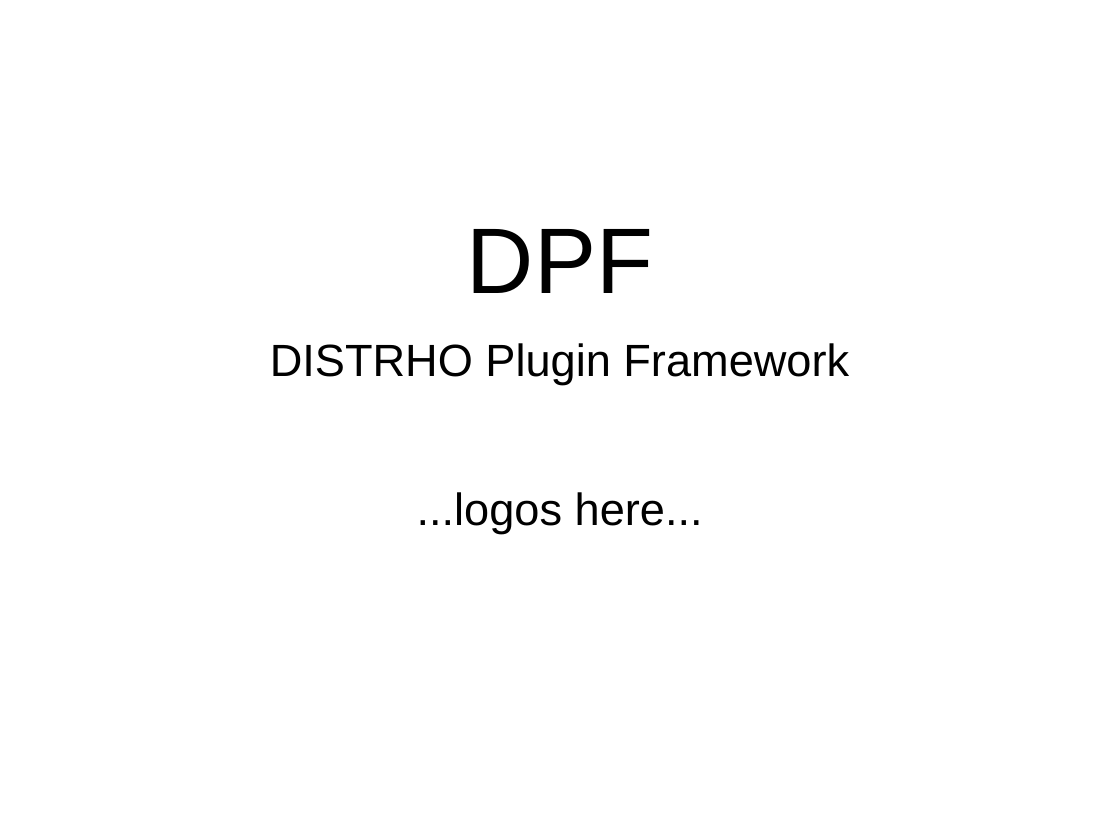
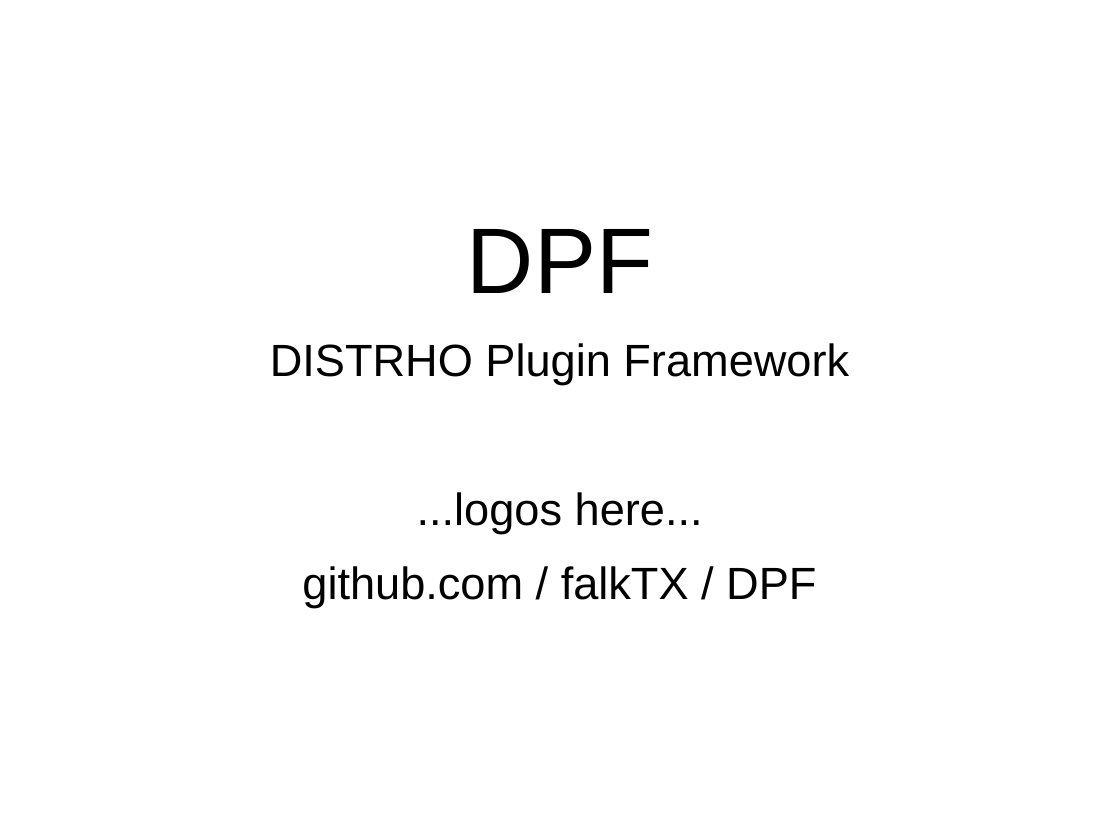
Before and after one commit to DISTRHO/DPF, a slide deck: slide 1 of lac/2014-small-talk.odp. Drawn at 1120x840 pixels with LibreOffice and Linux fonts; fonts in the diff are those of the drawing. Boxes give left, top, right and bottom in pixels: in the first picture for what was removed or moved away, otherwise in the second. Text is boxed around its words. In the diff, an @@ line names an element or a change of style, - is before the commit and + after.

Commit message:
Update odp file

```diff
--- a/lac/2014-small-talk.odp
+++ b/lac/2014-small-talk.odp
@@ text at [302, 566, 816, 608]: paragraph added @@
+github.com / falkTX / DPF
```
Also in this commit, not shown: 8 slides added, 1 slide removed.
